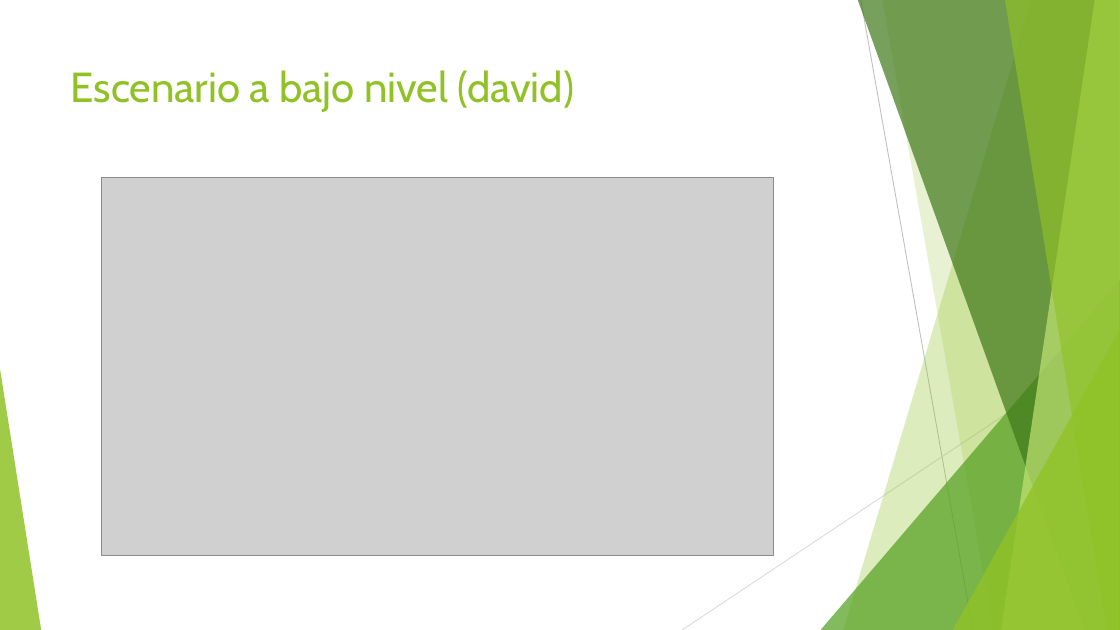
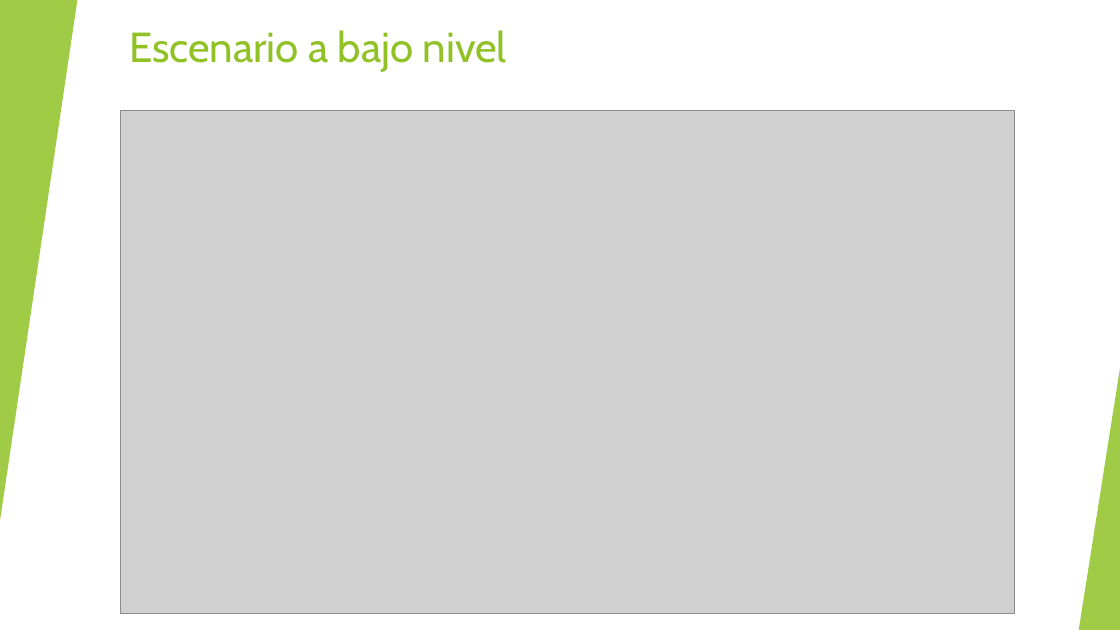
Before and after one commit to GAR-Project/doc, a slide deck: slide 5 of ppt/Presentacion.pptx (slide 4 before the commit). Drawn at 1120x630 pixels with LibreOffice and Linux fonts; fonts in the diff are those of the drawing; grey boxes stand for pictures. Boxes give left, top, right and bottom in pixels: in the first picture for what was removed or moved away, otherwise in the second. Text is boxed around its words. In the diff, an @@ line names an element or a change of style, - is before the commit and + after.

```diff
--- a/ppt/Presentacion.pptx
+++ b/ppt/Presentacion.pptx
@@ rectangle added at <box>0,0,1120,630</box>, fill #FFFFFF @@
@@ triangle added at <box>0,0,77,521</box>, fill #90C226 at 85% opacity @@
@@ title at <box>129,30,507,72</box>: text changed @@
-Escenario a bajo nivel (david)
+Escenario a bajo nivel
@@ picture: place and size @@
-picture at <box>102,177,774,555</box>
+picture at <box>121,111,1015,613</box>
@@ triangle added at <box>1079,369,1120,630</box>, fill #90C226 at 85% opacity @@
```
Also in this commit, not shown: 4 slides added, 2 slides removed.
